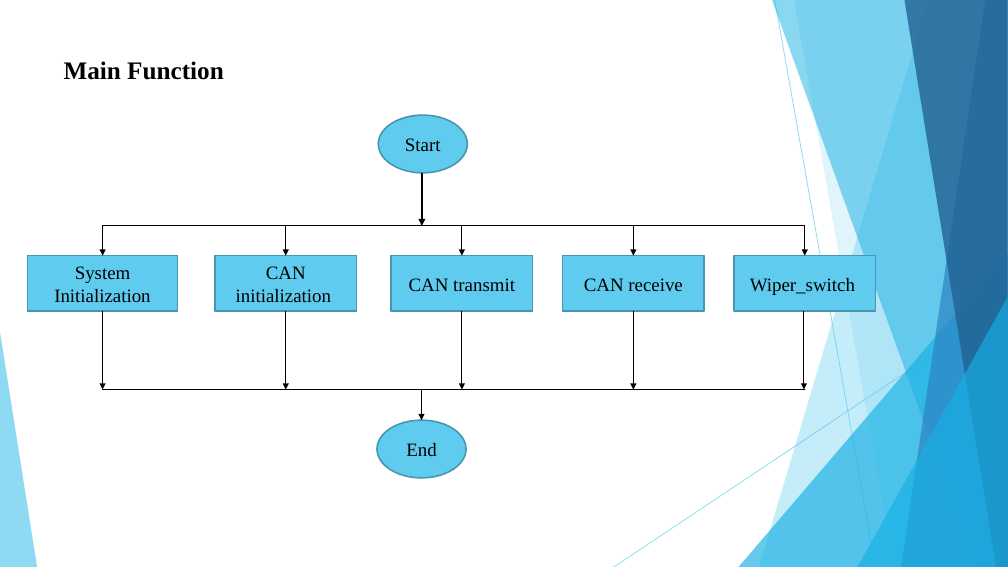
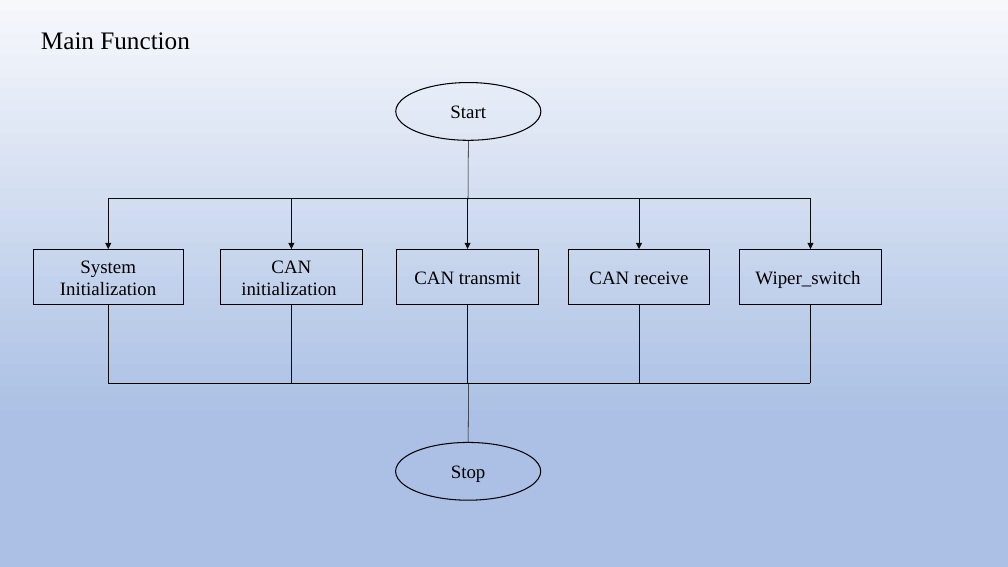
Before and after one commit to SKUP-BATCH4/TEAM-1_WIPER-AND-WASHER, a slide deck: slide 15 of WIPER_AND_WASHER10.pptx (slide 13 before the commit). Drawn at 1008x567 pixels with LibreOffice and Linux fonts; fonts in the diff are those of the drawing. Boxes give left, top, right and bottom in pixels: in the first picture for what was removed or moved away, otherwise in the second. Text is boxed around its words. In the diff, an @@ line names an element or a change of style, - is before the commit and + after.

```diff
--- a/WIPER_AND_WASHER10.pptx
+++ b/WIPER_AND_WASHER10.pptx
@@ background #FFFFFF to gradient #F6F8FC to #ABC0E4 to #C7D5ED @@
@@ title "Main Function": place and size @@
-title "Main Function" at [64, 61, 224, 80]
+title "Main Function" at [41, 32, 190, 50]
@@ title "Main Function" at [41, 32, 190, 50]: bold off; line spacing 1 to 0.9; vertical alignment top to middle @@
@@ fill #5FCBEF to none; outline #4696B1 1.5 pt to #000000 1 pt in 6 elements at [33, 249, 183, 305], [740, 249, 881, 305], [221, 249, 362, 305], [397, 249, 538, 305], [569, 249, 710, 305], [396, 82, 541, 140] @@
@@ ellipse "Start": place and size @@
-ellipse "Start" at [378, 115, 467, 172]
+ellipse "Start" at [396, 82, 541, 140]
@@ line added from (468, 141) to (468, 200), #0D0D0D 0.5 pt @@
@@ elbow arrow removed from (422, 196) to (103, 256) @@
@@ line added from (108, 198) to (811, 198), #0D0D0D 0.5 pt @@
@@ arrow added from (108, 198) to (108, 249), #0D0D0D 0.5 pt @@
@@ elbow arrow removed from (422, 196) to (286, 256) @@
@@ arrow added from (291, 198) to (291, 249), #0D0D0D 0.5 pt @@
@@ elbow arrow removed from (422, 196) to (805, 256) @@
@@ elbow arrow removed from (422, 196) to (634, 256) @@
@@ elbow arrow removed from (422, 196) to (462, 256) @@
@@ arrow moved from (422, 174) - (422, 226) to (467, 198) - (467, 249) @@
@@ arrow (467, 198) - (467, 249): stroke #000000 2.25 pt to #0D0D0D 0.5 pt @@
@@ arrow added from (639, 198) to (639, 249), #0D0D0D 0.5 pt @@
@@ arrow added from (811, 198) to (811, 249), #0D0D0D 0.5 pt @@
@@ arrow (108, 305) - (108, 383): arrow to line; stroke #000000 1 pt to #0D0D0D 0.5 pt @@
@@ arrow (291, 305) - (291, 383): arrow to line; stroke #000000 1 pt to #0D0D0D 0.5 pt @@
@@ arrow (467, 305) - (467, 383): arrow to line; stroke #000000 1 pt to #0D0D0D 0.5 pt @@
@@ arrow (639, 305) - (639, 383): arrow to line; stroke #000000 1 pt to #0D0D0D 0.5 pt @@
@@ 6 lines, 5 rectangles: place and size @@
-6 lines, 5 rectangles at [28, 256, 876, 389]
+6 lines, 5 rectangles at [33, 249, 881, 383]
@@ arrow (811, 305) - (811, 383): arrow to line; stroke #000000 1 pt to #0D0D0D 0.5 pt @@
@@ group removed at [0, 0, 1008, 567]: 5 freeform shapes, 3 triangles, 2 lines @@
@@ line (108, 383) - (811, 383): stroke #000000 1 pt to #000000 0.5 pt @@
@@ arrow moved from (422, 389) - (422, 420) to (469, 383) - (468, 442) @@
@@ arrow (469, 383) - (468, 442): arrow to line; stroke #000000 1 pt to #0D0D0D 0.5 pt @@
@@ ellipse removed at [377, 420, 467, 478] @@
-End
@@ ellipse added at [395, 442, 541, 500], outline #000000 1 pt, 18 pt, text #000000 @@
+Stop
```
Also in this commit, not shown: 12 other slides changed, 3 slides added.
